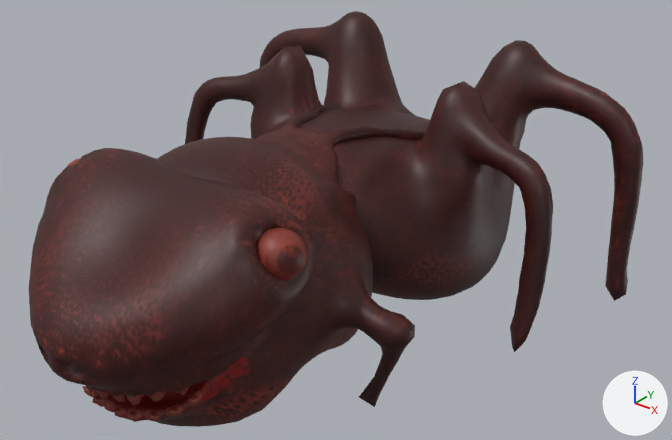
The glTF model assets/models/enemies/spider.glb: old version first, new version second.
One viewpoint serves both versions: a camera (50 mm lens) standing at (19.82, -2.51, 1.71) and looking at (18.1, -0.36, 0.38). Lighting does not change. The marker at lower right points along +X, +Y and +Z. The picture after the commit comes second.

Before the edit, the objects in view are built like this:
```python
mat_spider_mat = principled_material('Spider_Mat')
mat_spider_mat.texture = img_spider_texture_m
me_spider = bpy.data.meshes.new('Spider')
me_spider.from_pydata(...)  # 7430 vertices, 14840 faces; spans x -0.83..0.85, y -1.41..0.59, z -0.03..0.87
me_spider.materials.append(mat_spider_mat)  # picture img_spider_texture_m
ob_spider_001 = bpy.data.objects.new('Spider.001', me_spider)
ob_spider_001.location = (18.0, 0.0, 0.0)
```
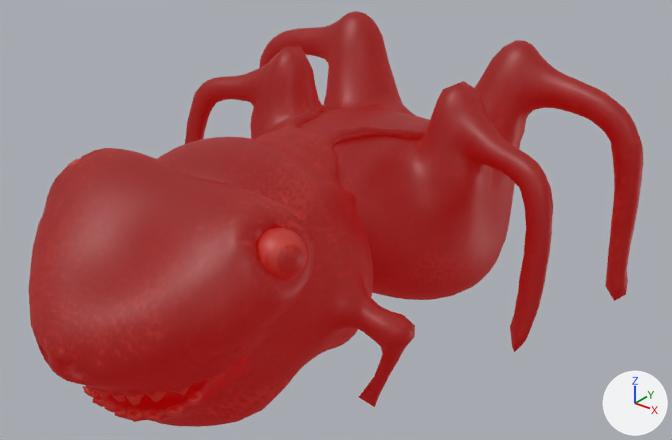
What the commit changed:
In material 'Spider_Mat' (mat_spider_mat), emission_strength is now set to 1.0.
In material 'Spider_Mat' (mat_spider_mat), emission_color is now set to (0.24, 0.0, 0.0), red #860000.

Location of each change, [x1, y1, x2, y2] in pixels of the pictures (672 x 440 px):
'Spider.001', recoloured, surface changed (lighter): [29, 11, 643, 427] in both
